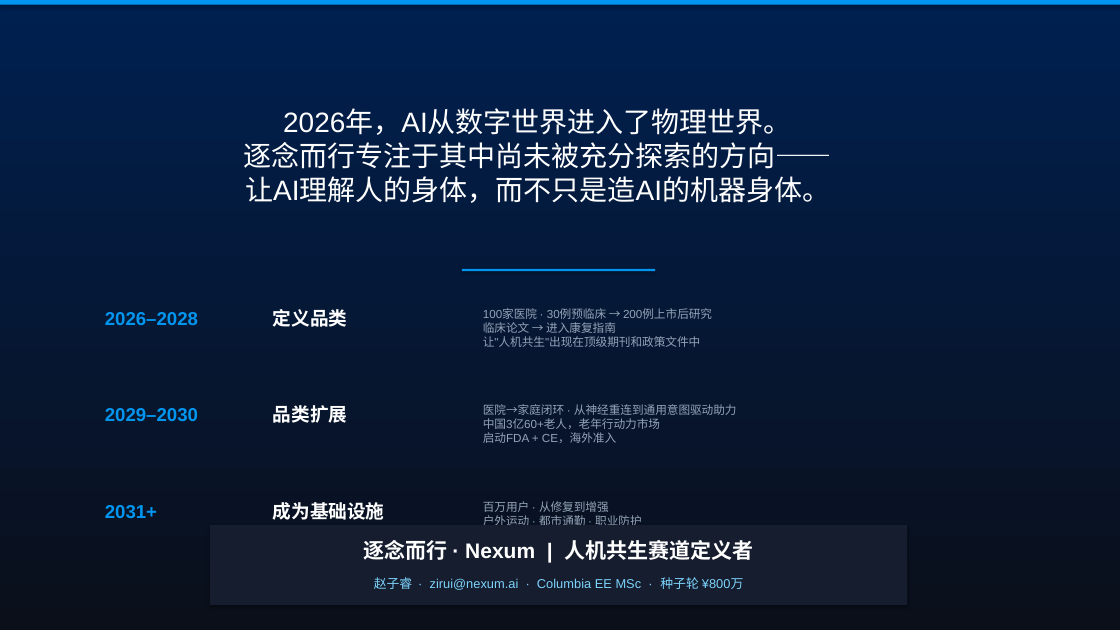
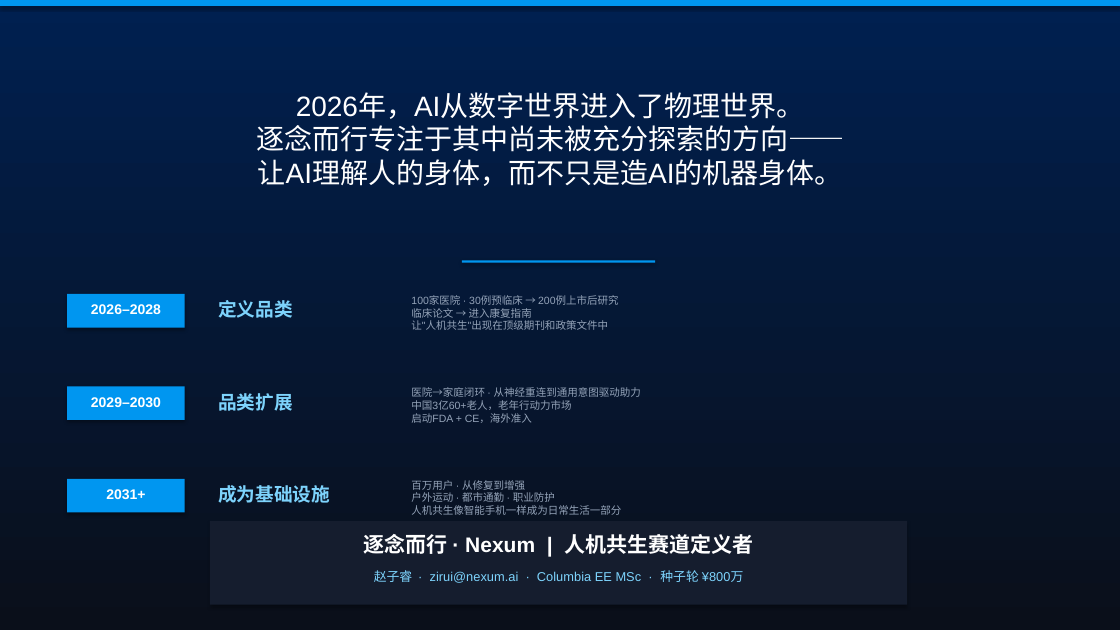
Before and after one commit to nexum-bci/nexum-bci.github.io, a slide deck: slide 14 of docs/Nexum_Pitch_Deck.pptx (slide 12 before the commit). Drawn at 1120x630 pixels with LibreOffice and Linux fonts; fonts in the diff are those of the drawing. Boxes give left, top, right and bottom in pixels: in the first picture for what was removed or moved away, otherwise in the second. Text is boxed around its words. In the diff, an @@ line names an element or a change of style, - is before the commit and + after.

```diff
--- a/docs/Nexum_Pitch_Deck.pptx
+++ b/docs/Nexum_Pitch_Deck.pptx
@@ text "2026年，AI从数字世界进入了物理世界。 逐念而行专注于其中尚未被充分探索的方向—— 让AI理解人的身体，而不只是造A ...": place and size @@
-text "2026年，AI从数字世界进入了物理世界。 逐念而行专注于其中尚未被充分探索的方向—— 让AI理解人的身体，而不只是造A ..." at box(244, 111, 832, 203)
+text "2026年，AI从数字世界进入了物理世界。 逐念而行专注于其中尚未被充分探索的方向—— 让AI理解人的身体，而不只是造A ..." at box(256, 94, 844, 186)
@@ rectangle: place and size @@
-rectangle at box(462, 269, 655, 271)
+rectangle at box(462, 260, 655, 263)
@@ rectangle added at box(67, 294, 185, 328), fill #0096F0 @@
@@ text "2026–2028": place and size @@
-text "2026–2028" at box(105, 312, 198, 325)
+text "2026–2028" at box(91, 304, 161, 314)
@@ text "定义品类": place and size @@
-text "定义品类" at box(273, 309, 347, 327)
+text "定义品类" at box(218, 300, 292, 318)
@@ text "100家医院 · 30例预临床 → 200例上市后研究 ...": place and size @@
-text "100家医院 · 30例预临床 → 200例上市后研究 ..." at box(483, 309, 712, 347)
+text "100家医院 · 30例预临床 → 200例上市后研究 ..." at box(411, 296, 619, 330)
@@ rectangle added at box(67, 386, 185, 420), fill #0096F0 @@
@@ text "2029–2030": place and size @@
-text "2029–2030" at box(105, 408, 198, 421)
+text "2029–2030" at box(91, 397, 161, 407)
@@ text "品类扩展": place and size @@
-text "品类扩展" at box(273, 405, 347, 423)
+text "品类扩展" at box(218, 393, 292, 411)
@@ text "医院→家庭闭环 · 从神经重连到通用意图驱动助力 中国3亿60+老人，老年行动力市场 启动FDA ...": place and size @@
-text "医院→家庭闭环 · 从神经重连到通用意图驱动助力 中国3亿60+老人，老年行动力市场 启动FDA ..." at box(483, 404, 737, 443)
+text "医院→家庭闭环 · 从神经重连到通用意图驱动助力 中国3亿60+老人，老年行动力市场 启动FDA ..." at box(411, 387, 641, 423)
@@ rectangle added at box(67, 479, 185, 513), fill #0096F0 @@
@@ text colour #FFFFFF to #7DD3FC in 3 elements at box(218, 300, 292, 318), box(218, 393, 292, 411), box(218, 485, 330, 503) @@
@@ text "成为基础设施": place and size @@
-text "成为基础设施" at box(273, 502, 385, 520)
+text "成为基础设施" at box(218, 485, 330, 503)
@@ size 10 to 9 pt in 3 elements at box(411, 296, 619, 330), box(411, 387, 641, 423), box(411, 480, 621, 515) @@
@@ text "百万用户 · 从修复到增强 户外运动 · ...": place and size @@
-text "百万用户 · 从修复到增强 户外运动 · ..." at box(483, 501, 715, 543)
+text "百万用户 · 从修复到增强 户外运动 · ..." at box(411, 480, 621, 515)
@@ size 16 to 12 pt, text colour #0096F0 to #FFFFFF; alignment left to centre in 3 elements at box(91, 304, 161, 314), box(91, 397, 161, 407), box(106, 489, 145, 499) @@
@@ text "2031+": place and size @@
-text "2031+" at box(105, 505, 157, 518)
+text "2031+" at box(106, 489, 145, 499)
@@ rectangle: place and size @@
-rectangle at box(210, 525, 907, 605)
+rectangle at box(210, 521, 907, 605)
@@ text "逐念而行 · Nexum | 人机共生赛道定义者": place and size @@
-text "逐念而行 · Nexum | 人机共生赛道定义者" at box(364, 540, 753, 560)
+text "逐念而行 · Nexum | 人机共生赛道定义者" at box(364, 534, 753, 554)
@@ text "赵子睿 · zirui@nexum.ai · Columbia ...": place and size @@
-text "赵子睿 · zirui@nexum.ai · Columbia ..." at box(374, 577, 743, 590)
+text "赵子睿 · zirui@nexum.ai · Columbia ..." at box(374, 570, 743, 583)
```
Also in this commit, not shown: 11 other slides changed, 2 slides added, 3 other files.
